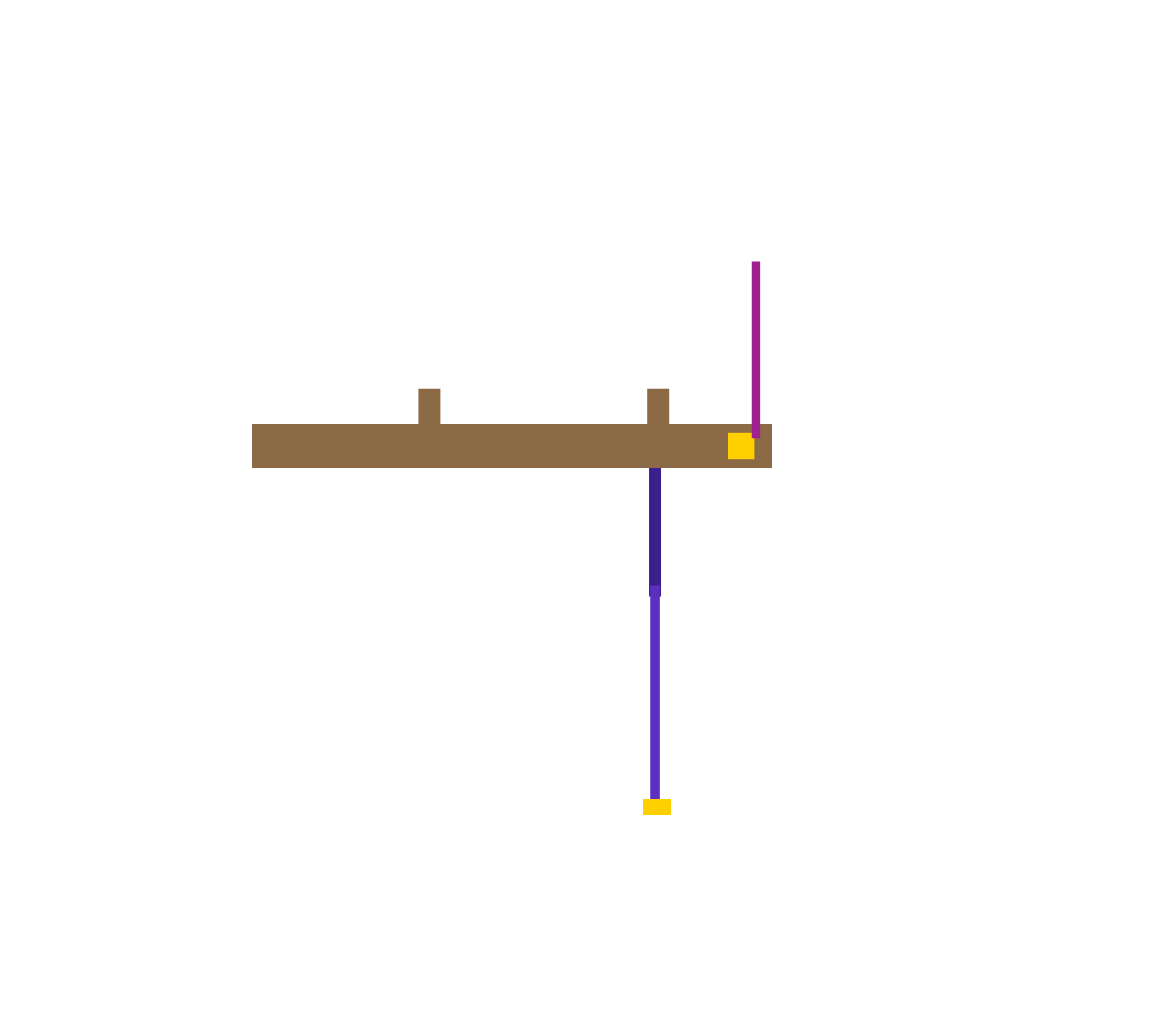
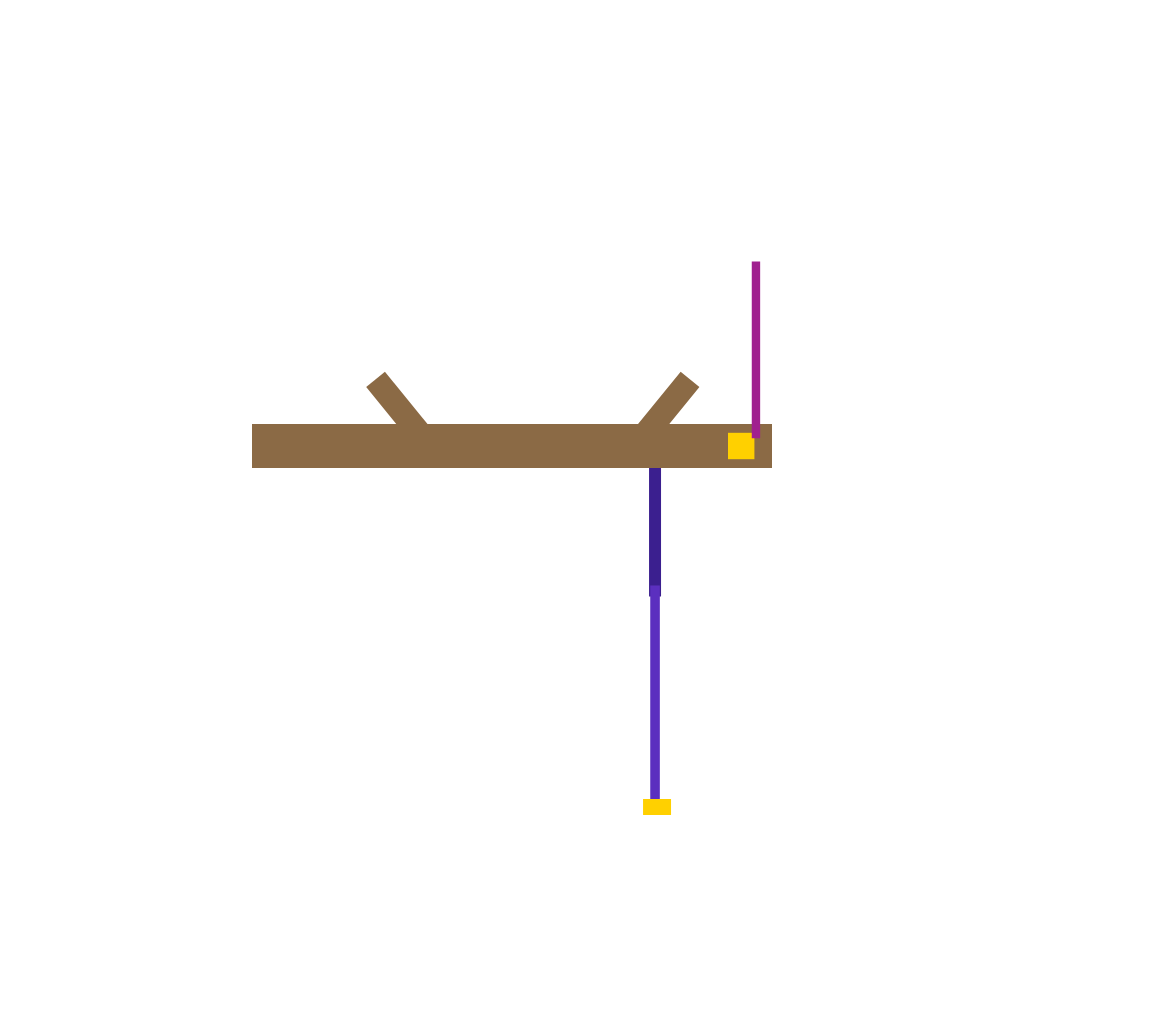
Before/after of a 1152px x 1024px layered artwork. What changed in the layer stack:
painted on "stick" over (366, 371, 700, 424)
